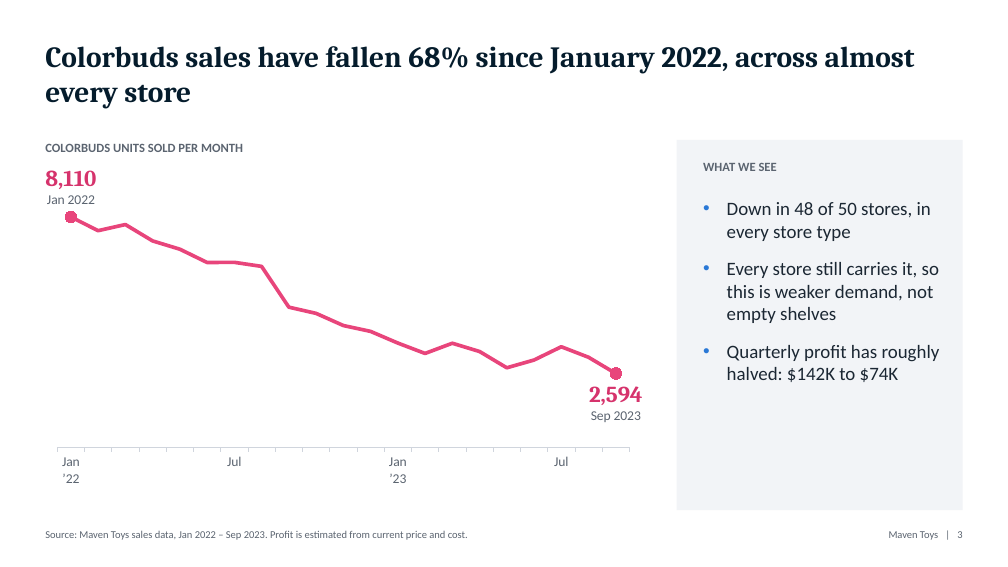
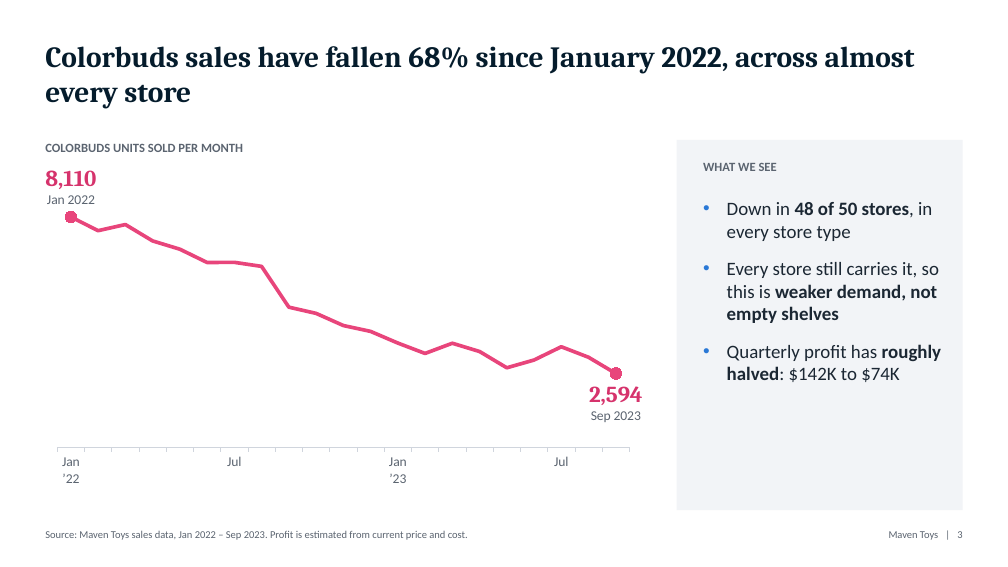
Before and after one commit to surajko9000/maven-toys-ai-analytics, a slide deck: slide 3 of site/deck/Colorbuds_to_Playfoam.pptx. Drawn at 1008x567 pixels with LibreOffice and Linux fonts; fonts in the diff are those of the drawing. Boxes give left, top, right and bottom in pixels: in the first picture for what was removed or moved away, otherwise in the second. Text is boxed around its words. In the diff, an @@ line names an element or a change of style, - is before the commit and + after.

```diff
--- a/site/deck/Colorbuds_to_Playfoam.pptx
+++ b/site/deck/Colorbuds_to_Playfoam.pptx
@@ text "Down in 48 of 50 ..." at box(727, 202, 941, 382): bold on in "48 of 50 stores,", "weaker demand, not empty shelves", "roughly halved:" @@
```
Also in this commit, not shown: 5 other slides changed, 9 other files.
